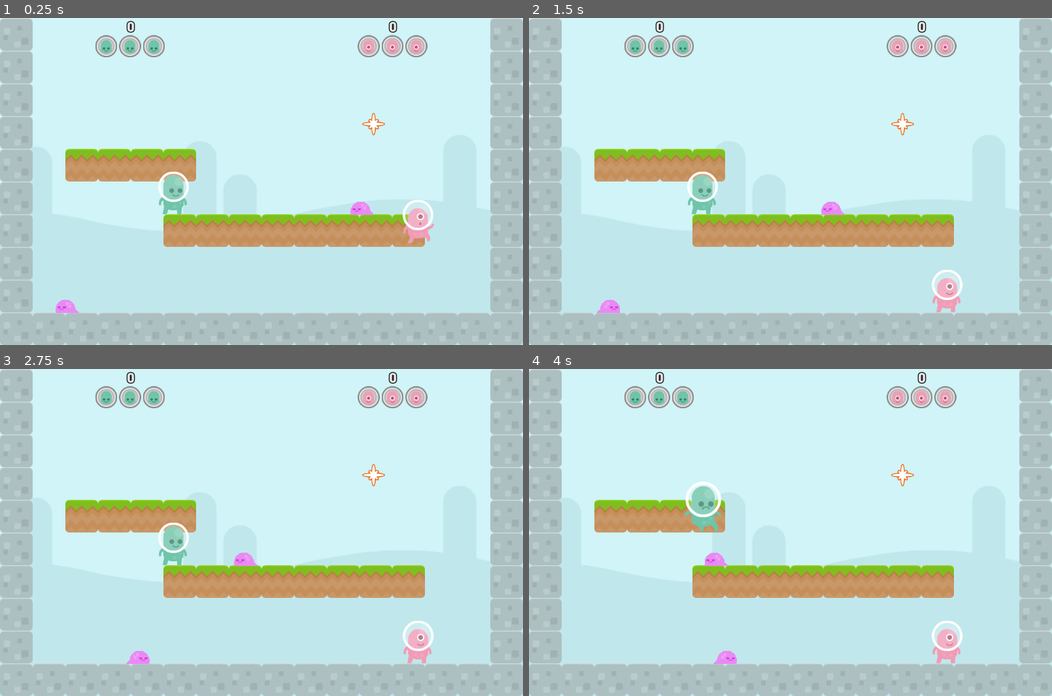
Above: before the commit, frames 1-4 (two rows, left to right).
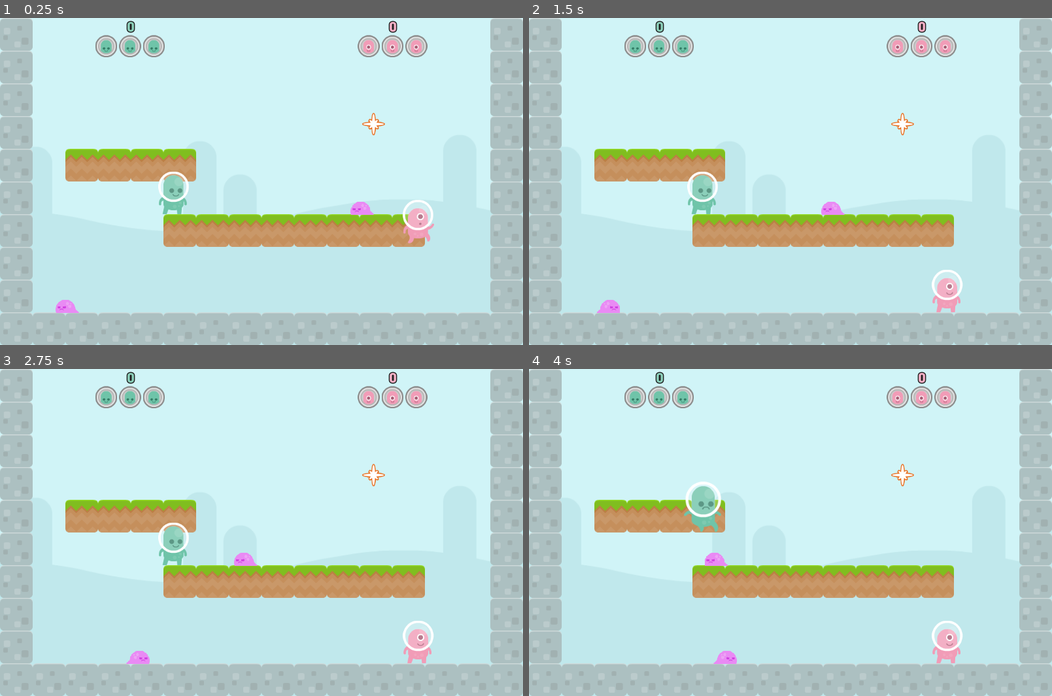
Above: after the commit, the same moments.

Repository: doctor-g/AltNaGaDeMon2021
Game: Godot game, scene res://World/Level.tscn
The game is run twice, just before and just after one commit, with the same random seed, the same clock (stepped at 60 frames per second) and the same inputs.
Inputs:
- Up to frame 1 (0.25 s): no input
- Up to frame 2 (1.5 s): no input
- Up to frame 3 (2.75 s): no input
- Up to frame 4 (4 s): no input

The runs differ from the first frame. In frame 1, less than 0.1% of the frame differs, in the area x 24-76%, y 1-5%; in frame 2, less than 0.1%; in frame 3, less than 0.1%; in frame 4, less than 0.1%.

Commit message:
Show HUD score in player colors

Diff:
--- a/project/Player/PlayerHUD.gd
+++ b/project/Player/PlayerHUD.gd
@@ -22,6 +22,7 @@
 		_lives_box.add_child(icon)
 
 	_score_label.text = str(player.score)
+	_score_label.add_color_override("font_color", player.color)
 	player.connect("lives_changed", self, "_on_Player_lives_changed")
 	player.connect("score_changed", self, "_on_Player_score_changed")
 
